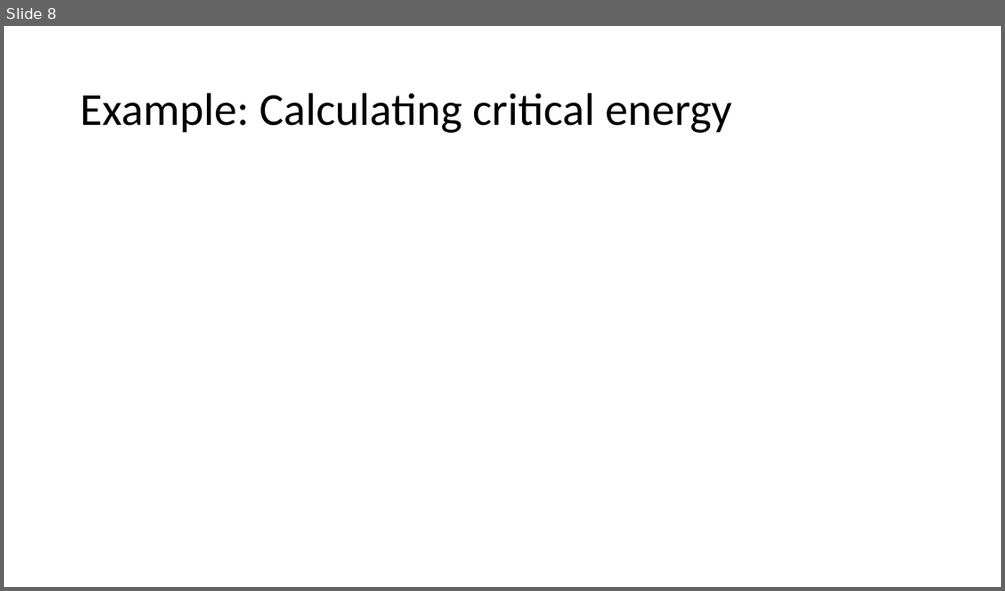
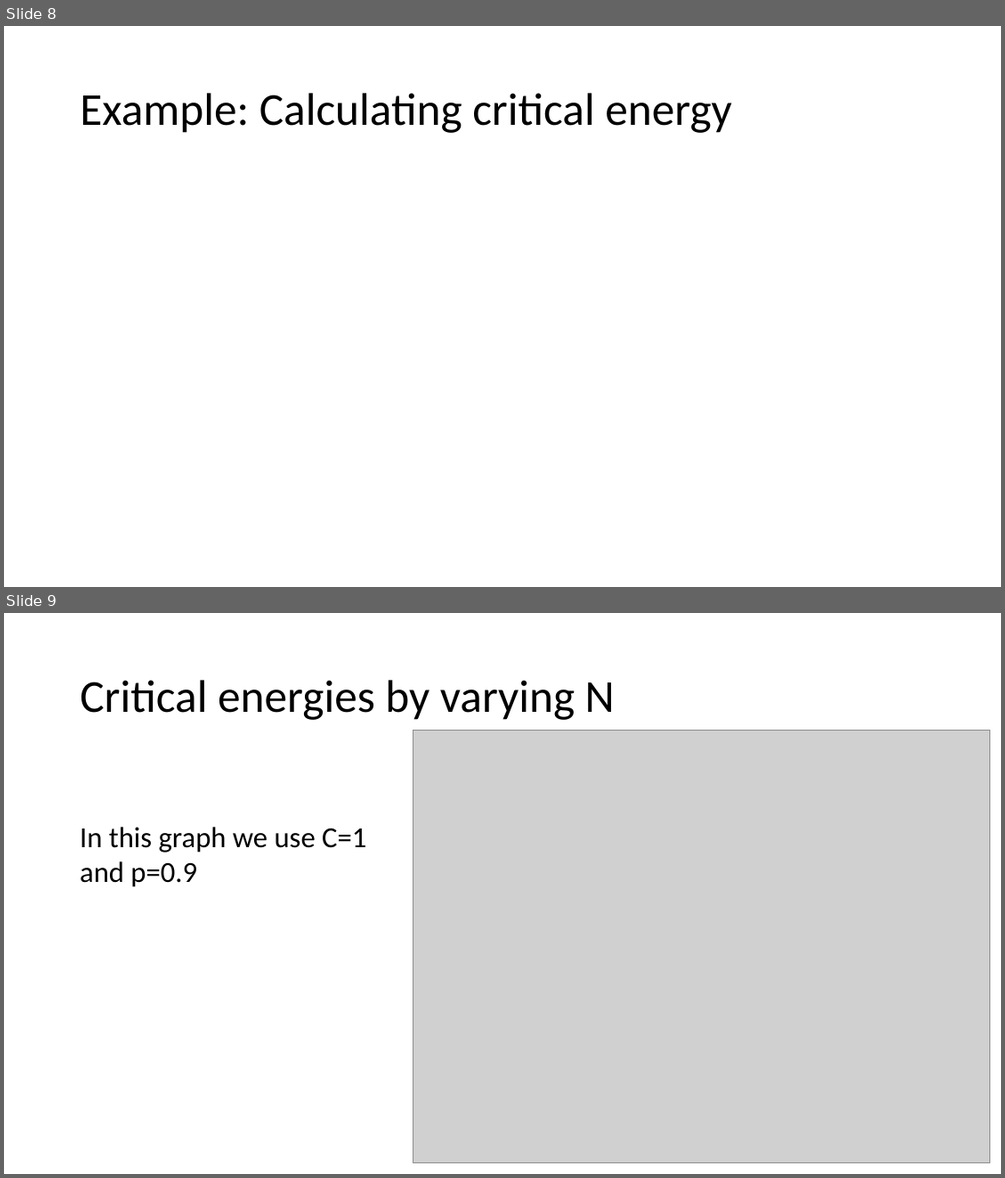
Before and after one commit to fpancald/Final-POL, a slide deck: FinalPPT.pptx. Shown one above the other, each under a label of ours: slide 8 before the commit, slides 8 and 9 after it. The pictures are 1005x591 and 1005x1178 pixels, drawn with LibreOffice and Linux fonts; fonts in the diff are those of the drawing; grey boxes stand for pictures. Boxes give left, top, right and bottom in pixels: in the first picture for what was removed or moved away, otherwise in the second. Text is boxed around its words. In the diff, an @@ line names an element or a change of style, - is before the commit and + after.

```diff
--- a/FinalPPT.pptx
+++ b/FinalPPT.pptx
@@ slide 9 added at box(4, 613, 1001, 1174), background #FFFFFF @@
@@ title added at box(80, 680, 615, 720), 44 pt, text #000000 @@
+Critical energies by varying N
@@ picture added at box(413, 730, 990, 1163) @@
@@ text added at box(80, 827, 366, 887), 28 pt, text #000000 @@
+In this graph we use C=1 and p=0.9
```
Also in this commit, not shown: 2 slides changed, 8 other slides added, 6 slides removed, 1 other file.
